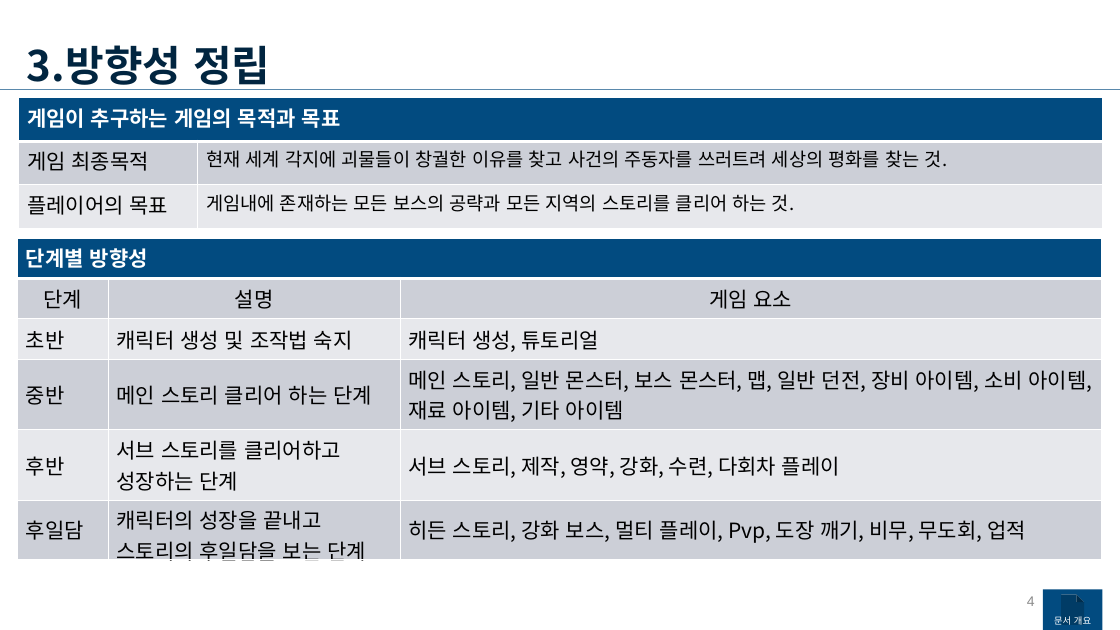
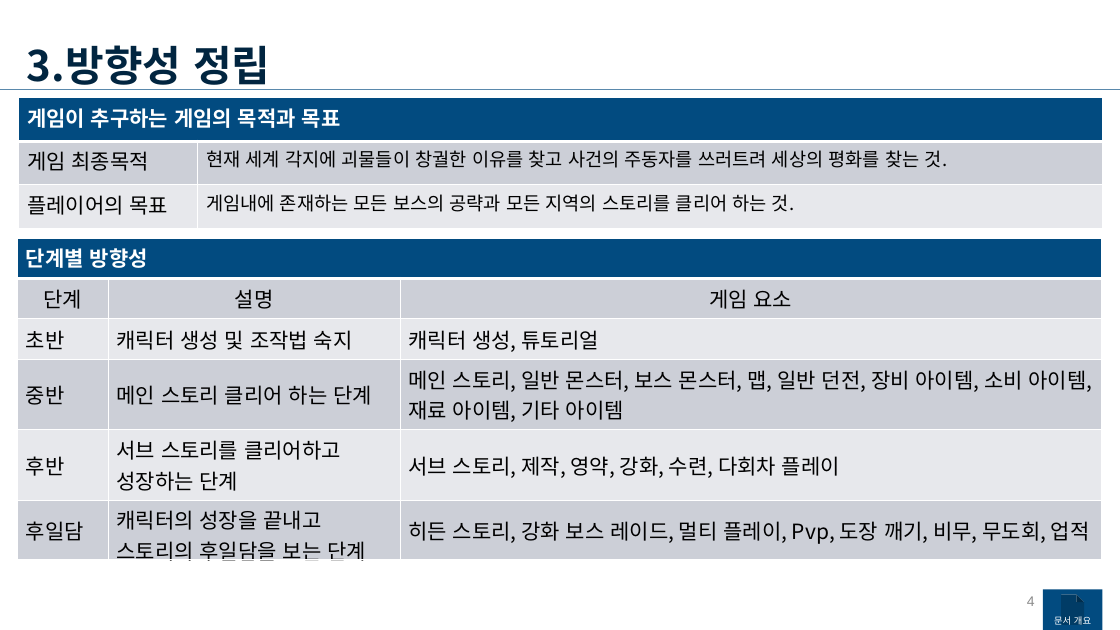
Before and after one commit to yjk0401/unityenginebasic_9th, a slide deck: slide 4 of 기획/메인 기획서.pptx. Drawn at 1120x630 pixels with LibreOffice and Linux fonts; fonts in the diff are those of the drawing. Boxes give left, top, right and bottom in pixels: in the first picture for what was removed or moved away, otherwise in the second. Text is boxed around its words. In the diff, an @@ line names an element or a change of style, - is before the commit and + after.

```diff
--- a/기획/메인 기획서.pptx
+++ b/기획/메인 기획서.pptx
@@ table at (x1=18, y1=239, x2=1102, y2=568) @@
-row 6, column 3: 히든 스토리, 강화 보스, 멀티 플레이, Pvp, 도장 깨기, 비무, 무도회, 업적
+row 6, column 3: 히든 스토리, 강화 보스 레이드, 멀티 플레이, Pvp, 도장 깨기, 비무, 무도회, 업적
```
Also in this commit, not shown: 2 other slides changed, 1 other file.
